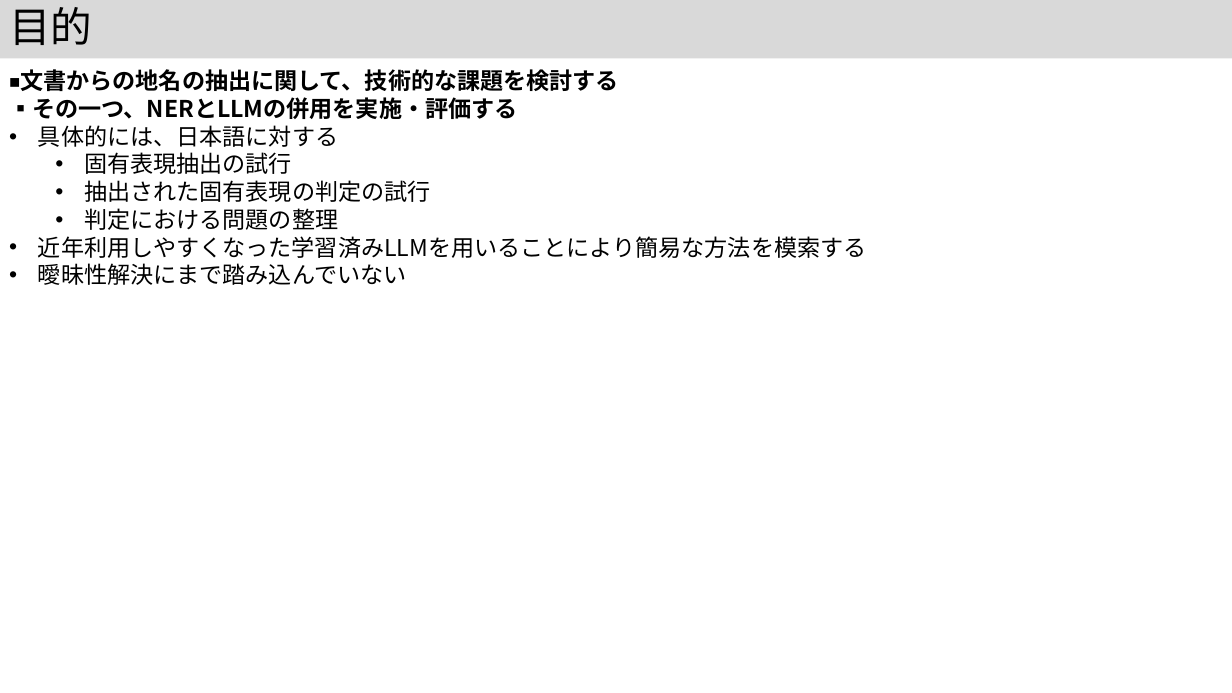
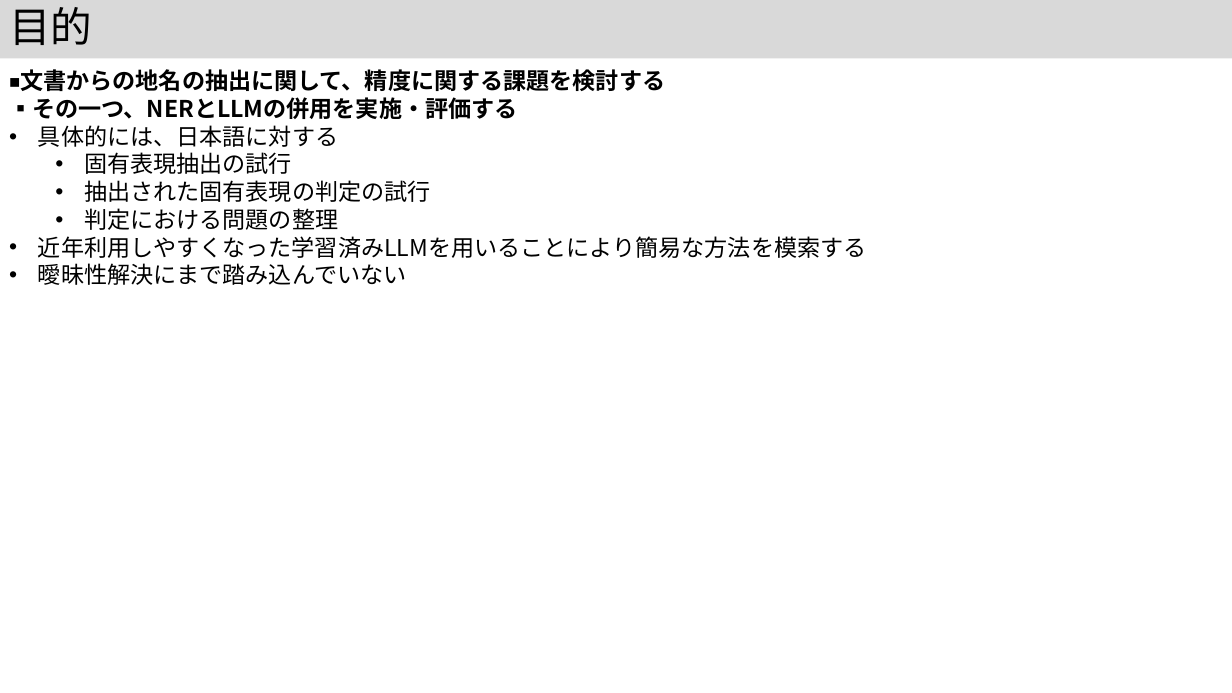
Before and after one commit to kouamano/nihongo-region-name-extract, a slide deck: slide 7 of jsik2026taikai_rev.pptx. Drawn at 1232x693 pixels with LibreOffice and Linux fonts; fonts in the diff are those of the drawing. Boxes give left, top, right and bottom in pixels: in the first picture for what was removed or moved away, otherwise in the second. Text is boxed around its words. In the diff, an @@ line names an element or a change of style, - is before the commit and + after.

```diff
--- a/jsik2026taikai_rev.pptx
+++ b/jsik2026taikai_rev.pptx
@@ text at [20,69,665,91]: text changed @@
-◾️文書からの地名の抽出に関して、技術的な課題を検討する
+◾️文書からの地名の抽出に関して、精度に関する課題を検討する
```
Also in this commit, not shown: 4 other slides changed.
